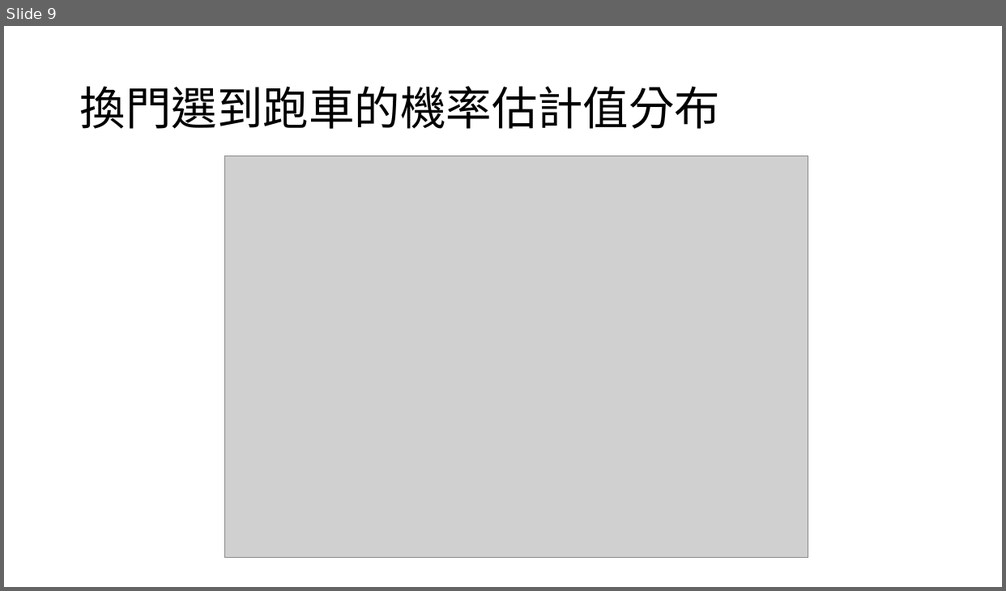
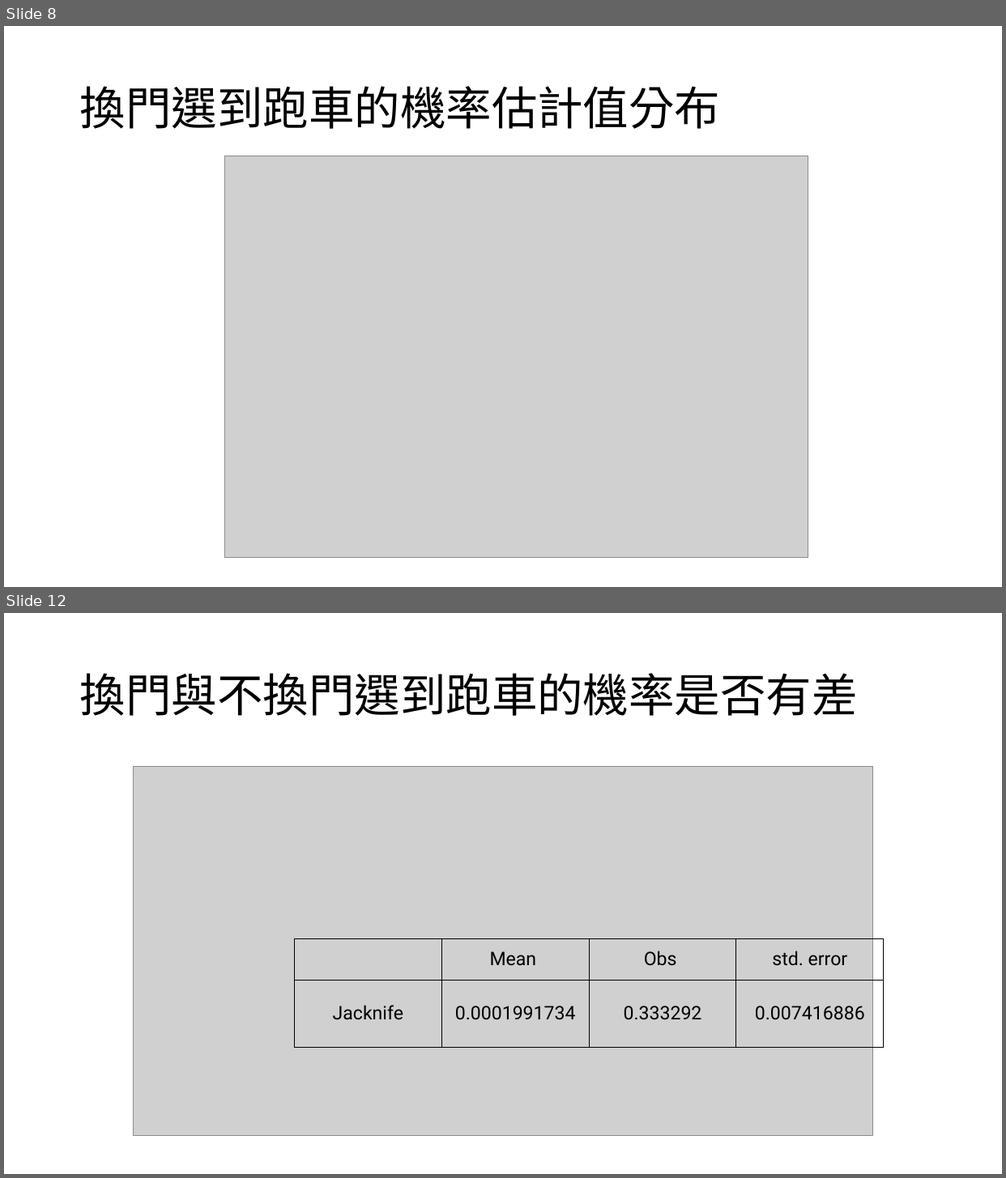
Before and after one commit to Lai-jun-yan/monty-hall-simulation, a slide deck: R/presentation/統計計算.pptx. Shown one above the other, each under a label of ours: slide 9 before the commit, slides 8 and 12 after it; the slides between them are not shown. The pictures are 1006x591 and 1006x1178 pixels, drawn with LibreOffice and Linux fonts; fonts in the diff are those of the drawing; grey boxes stand for pictures. Boxes give left, top, right and bottom in pixels: in the first picture for what was removed or moved away, otherwise in the second. Text is boxed around its words. In the diff, an @@ line names an element or a change of style, - is before the commit and + after.

```diff
--- a/R/presentation/統計計算.pptx
+++ b/R/presentation/統計計算.pptx
@@ slide 12 added at (x1=4, y1=613, x2=1002, y2=1174), background #FFFFFF @@
@@ title added at (x1=80, y1=673, x2=858, y2=716), 44 pt, text #000000 @@
+換門與不換門選到跑車的機率是否有差
@@ picture added at (x1=133, y1=766, x2=873, y2=1135) @@
@@ table added at (x1=295, y1=939, x2=884, y2=1048), 2 rows, 4 columns @@
+ | Mean | Obs | std. error
+Jacknife | 0.0001991734 | 0.333292 | 0.007416886
@@ what was slide 9 is now slide 8 @@
```
Also in this commit, not shown: 3 slides changed, 3 other slides added, 2 slides removed, 2 other files.
